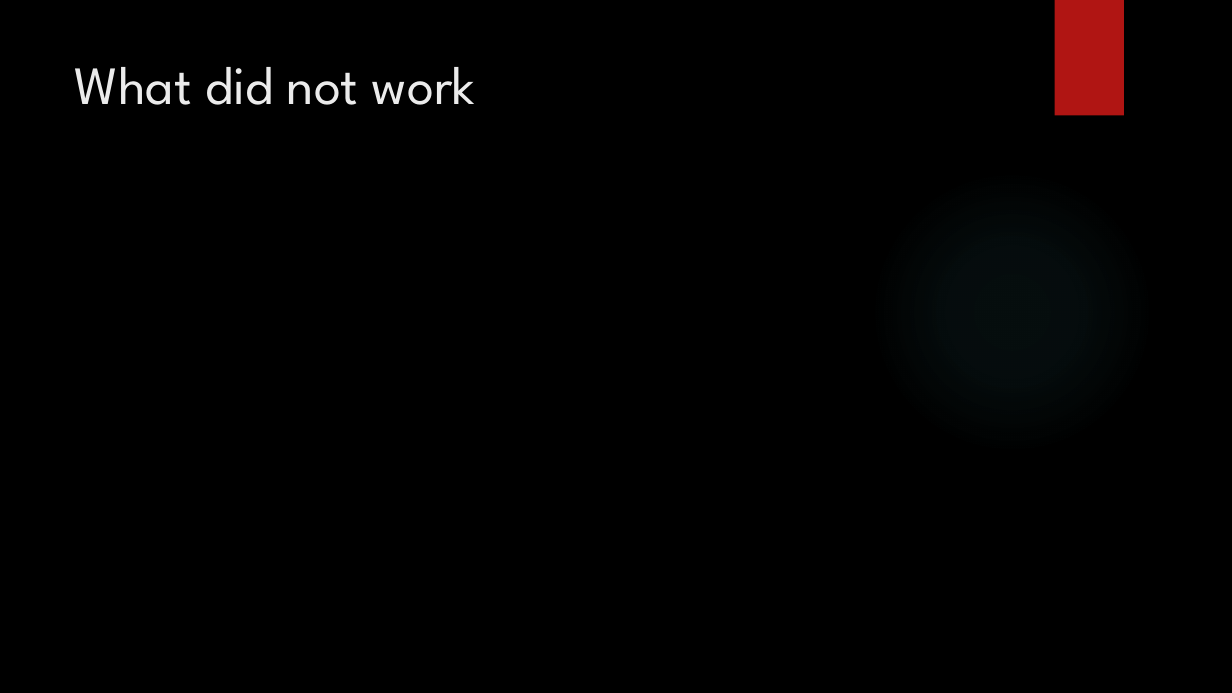
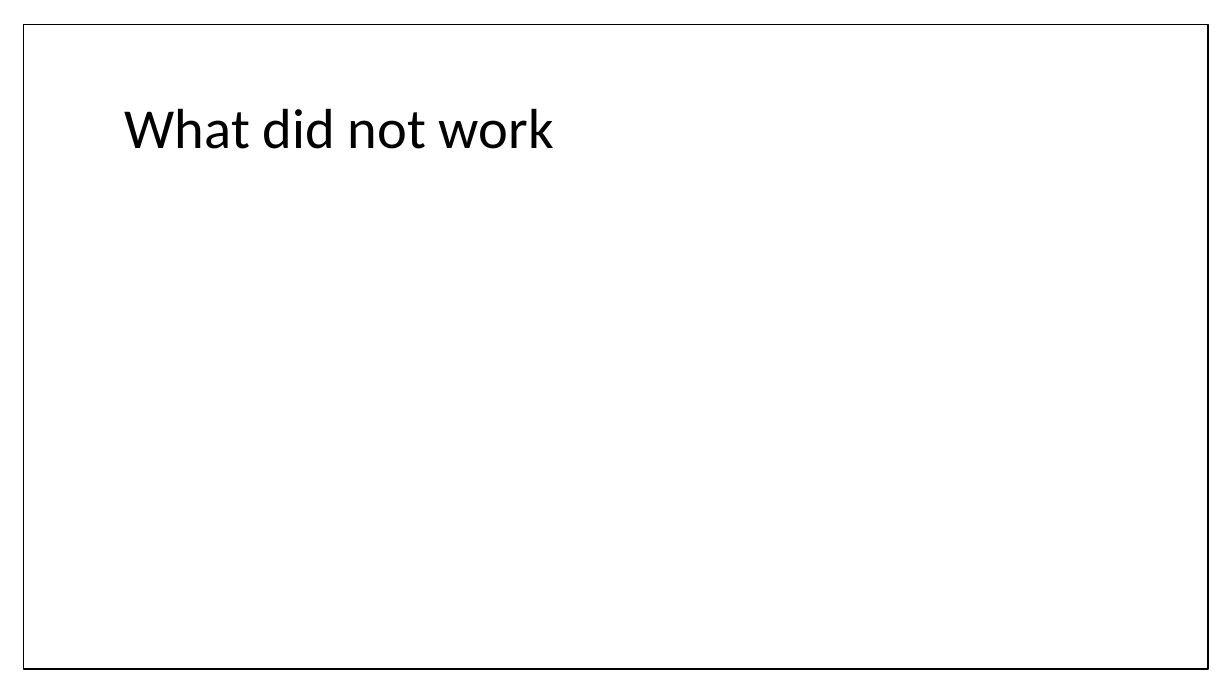
Before and after one commit to umdfeynman/umdfeynman, a slide deck: slide 9 of Work_In_Progress/CS/SPMP_Presentation.pptx (slide 8 before the commit). Drawn at 1232x693 pixels with LibreOffice and Linux fonts; fonts in the diff are those of the drawing; background and template pictures are left out. Boxes give left, top, right and bottom in pixels: in the first picture for what was removed or moved away, otherwise in the second. Text is boxed around its words. In the diff, an @@ line names an element or a change of style, - is before the commit and + after.

```diff
--- a/Work_In_Progress/CS/SPMP_Presentation.pptx
+++ b/Work_In_Progress/CS/SPMP_Presentation.pptx
@@ background picture (left out) to #FFFFFF @@
@@ rectangle added at (23, 25, 1208, 669), fill #FFFFFF, outline #000000 1 pt @@
@@ rectangle removed at (1055, 0, 1124, 116) @@
@@ title "What did not work": place and size @@
-title "What did not work" at (75, 67, 475, 105)
+title "What did not work" at (125, 108, 554, 149)
@@ title "What did not work" at (125, 108, 554, 149): size 42 to 44 pt, font League Spartan to Calibri, text colour #EBEBEB to #000000; line spacing 1 to 0.9; vertical alignment top to middle @@
@@ ellipse removed at (870, 169, 1154, 454) @@
```
Also in this commit, not shown: 7 other slides changed, 5 slides added, 6 slides removed.
